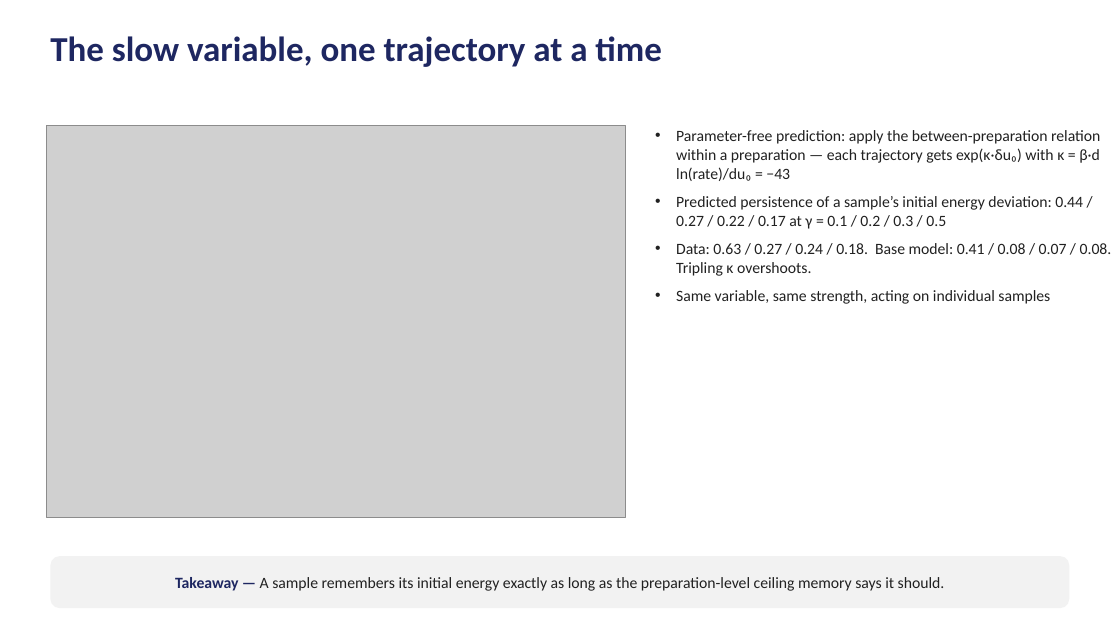
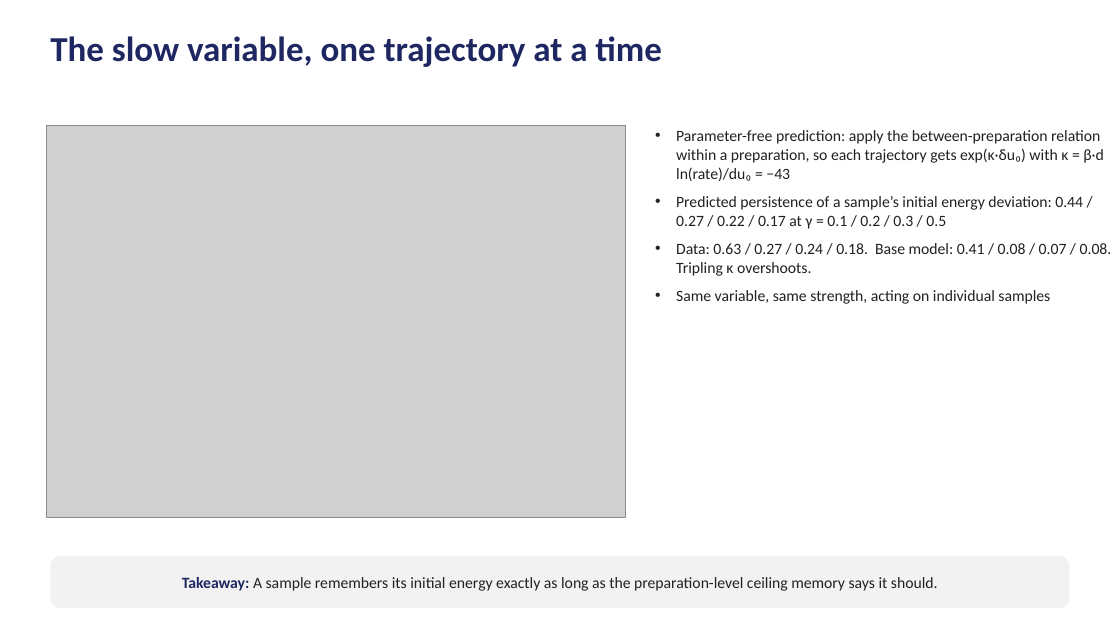
Before and after one commit to Samc73/SEEM, a slide deck: slide 15 of SEEM_project_deck.pptx. Drawn at 1120x630 pixels with LibreOffice and Linux fonts; fonts in the diff are those of the drawing; grey boxes stand for pictures. Boxes give left, top, right and bottom in pixels: in the first picture for what was removed or moved away, otherwise in the second. Text is boxed around its words. In the diff, an @@ line names an element or a change of style, - is before the commit and + after.

```diff
--- a/SEEM_project_deck.pptx
+++ b/SEEM_project_deck.pptx
@@ text at (676, 130, 1104, 181): text changed @@
-• Parameter-free prediction: apply the between-preparation relation within a preparation — each trajectory gets exp(κ·δu₀) with κ = β·d ln(rate)/du₀ = −43
+• Parameter-free prediction: apply the between-preparation relation within a preparation, so each trajectory gets exp(κ·δu₀) with κ = β·d ln(rate)/du₀ = −43
@@ text in rounded rectangle at (182, 577, 938, 591): text changed @@
-Takeaway — A sample remembers its initial energy exactly as long as the preparation-level ceiling memory says it should.
+Takeaway: A sample remembers its initial energy exactly as long as the preparation-level ceiling memory says it should.
```
Also in this commit, not shown: 19 other slides changed, 1 other file.
